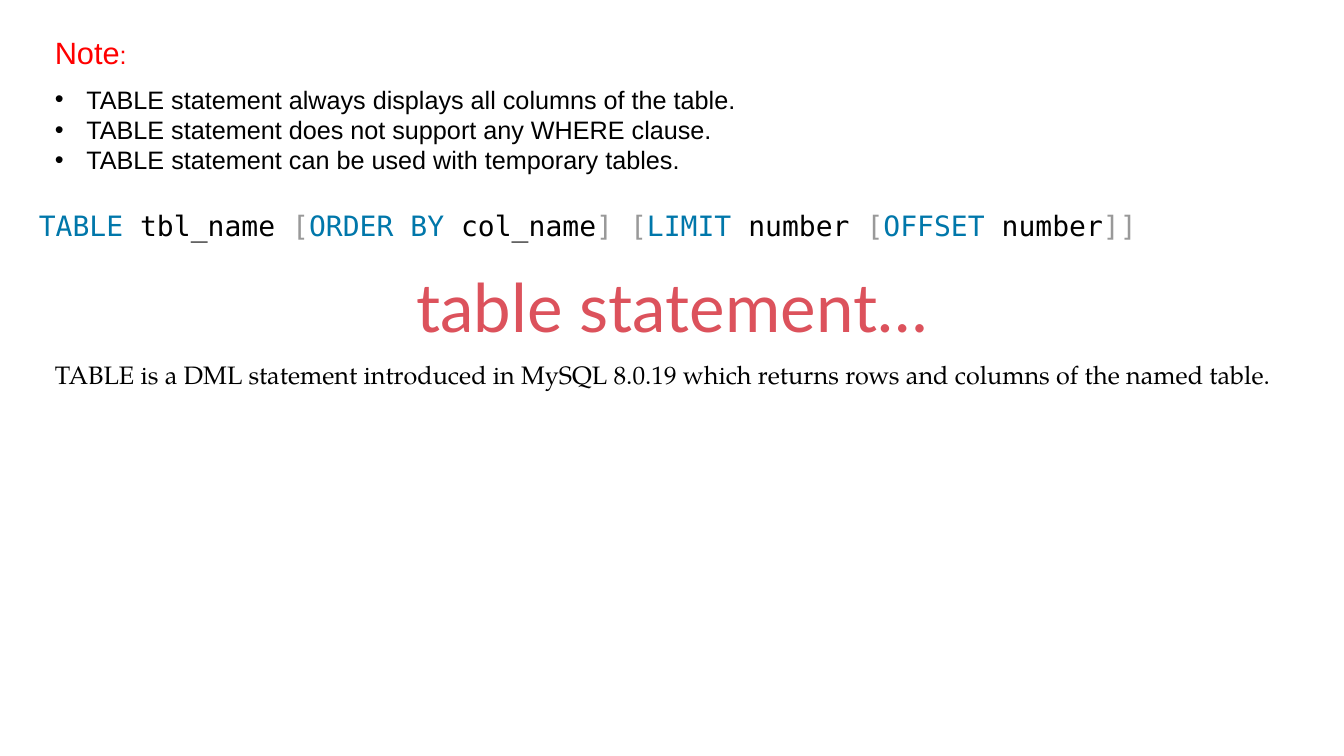
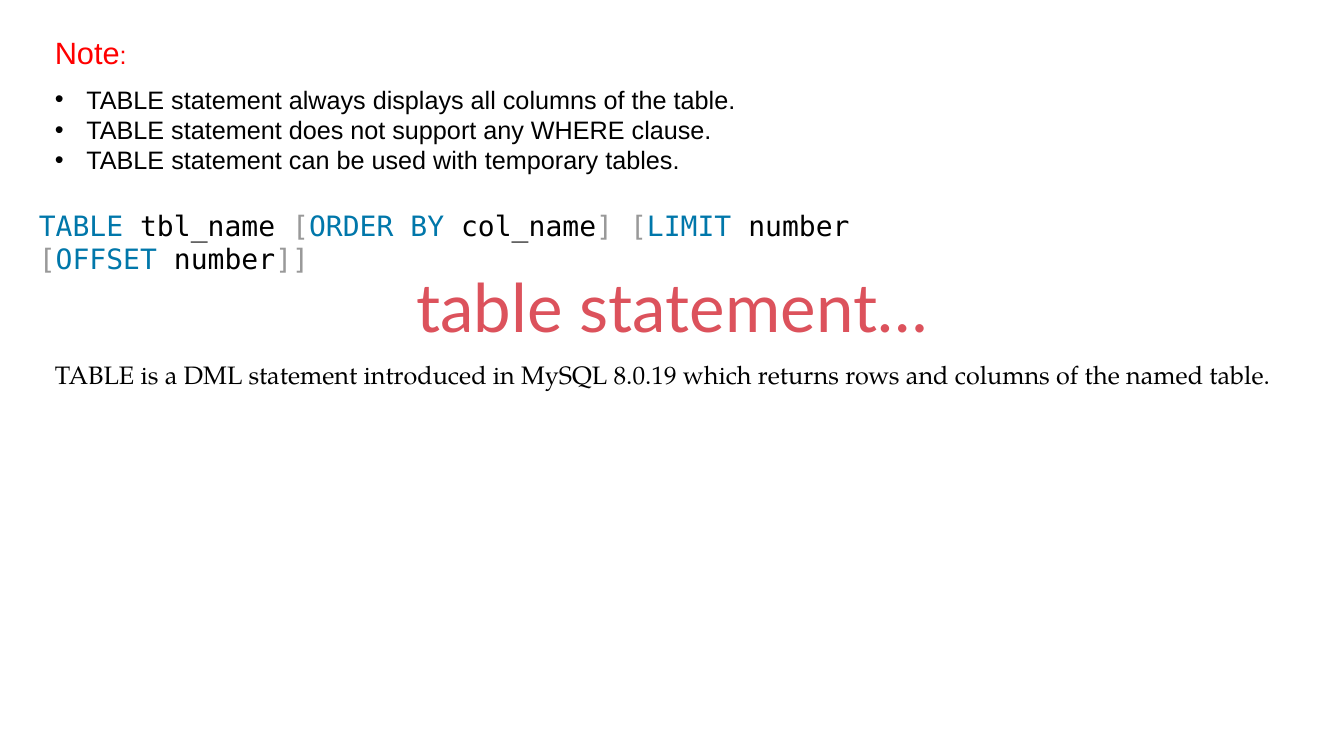
Before and after one commit to sonalikhedkar/Cdac_study, a slide deck: slide 123 of database/IET MySQL PPT Ver9.pptx. Drawn at 1344x756 pixels with LibreOffice and Linux fonts; fonts in the diff are those of the drawing. Boxes give left, top, right and bottom in pixels: in the first picture for what was removed or moved away, otherwise in the second. Text is boxed around its words. In the diff, an @@ line names an element or a change of style, - is before the commit and + after.

```diff
--- a/database/IET MySQL PPT Ver9.pptx
+++ b/database/IET MySQL PPT Ver9.pptx
@@ text "TABLE tbl_name [ORDER BY col_name] ..." rewrapped from bbox=[39, 214, 1137, 242] to bbox=[39, 214, 849, 273] @@
```
Also in this commit, not shown: 14 other slides changed, 52 slides added.
